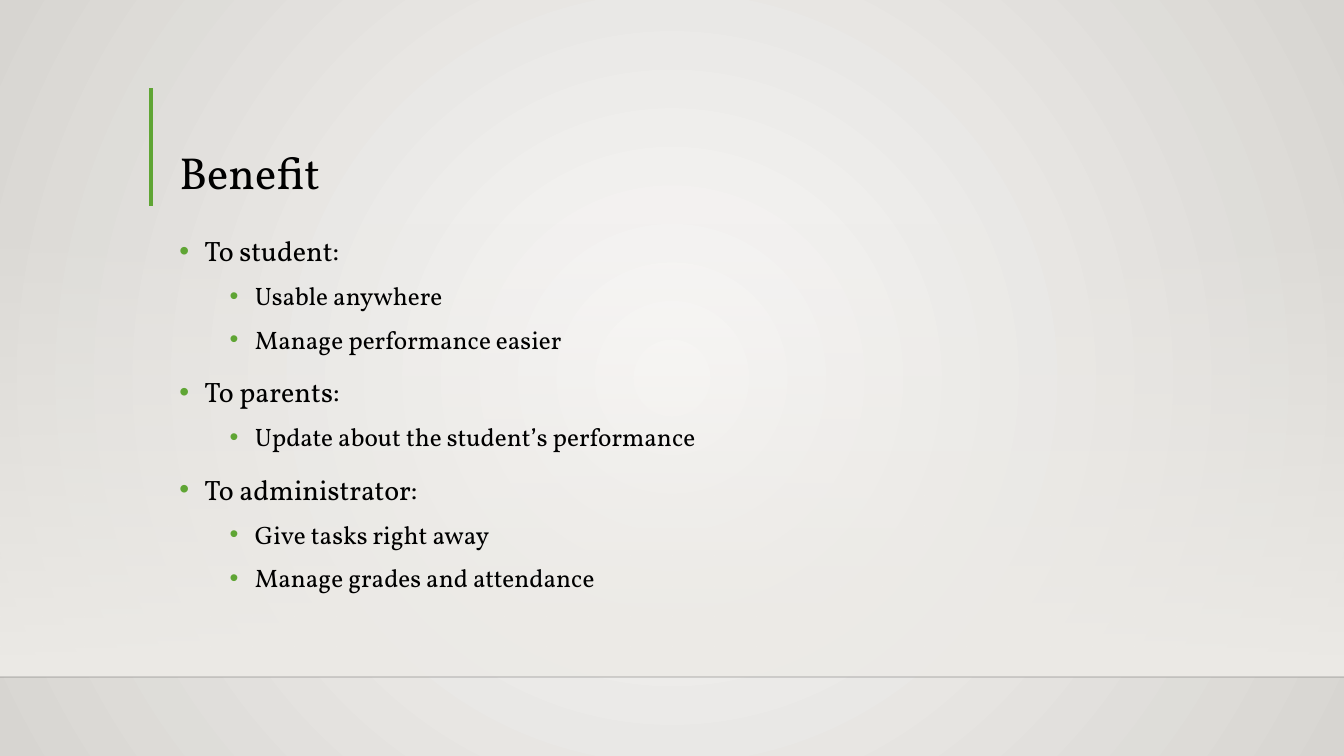
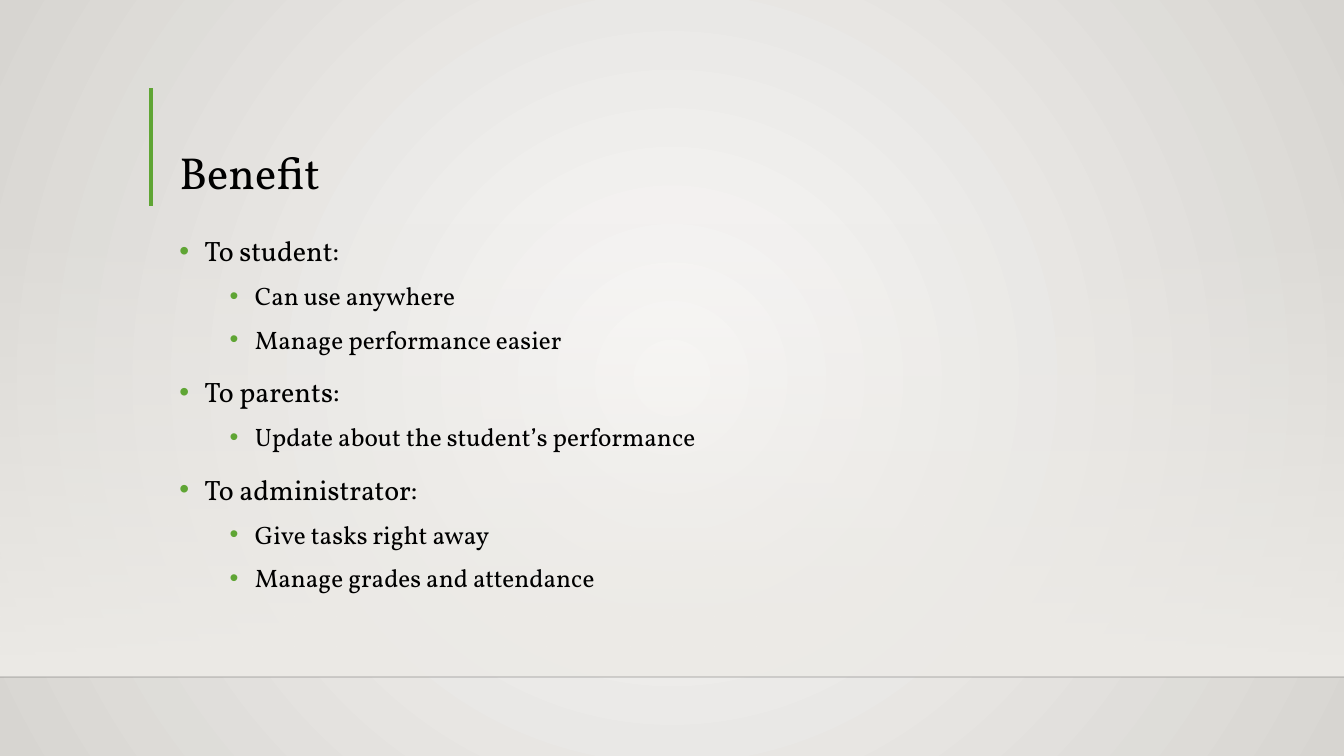
Before and after one commit to seans888/Project---LSC-2, a slide deck: slide 7 of Documentation/MCSPROJ/LSC-LMS PPT.pptx (slide 6 before the commit). Drawn at 1344x756 pixels with LibreOffice and Linux fonts; fonts in the diff are those of the drawing; background and template pictures are left out. Boxes give left, top, right and bottom in pixels: in the first picture for what was removed or moved away, otherwise in the second. Text is boxed around its words. In the diff, an @@ line names an element or a change of style, - is before the commit and + after.

```diff
--- a/Documentation/MCSPROJ/LSC-LMS PPT.pptx
+++ b/Documentation/MCSPROJ/LSC-LMS PPT.pptx
@@ text at <box>255,287,455,312</box>: text changed @@
-  • Usable anywhere
+  • Can use anywhere
```
Also in this commit, not shown: 6 other slides changed, 1 slide added.
